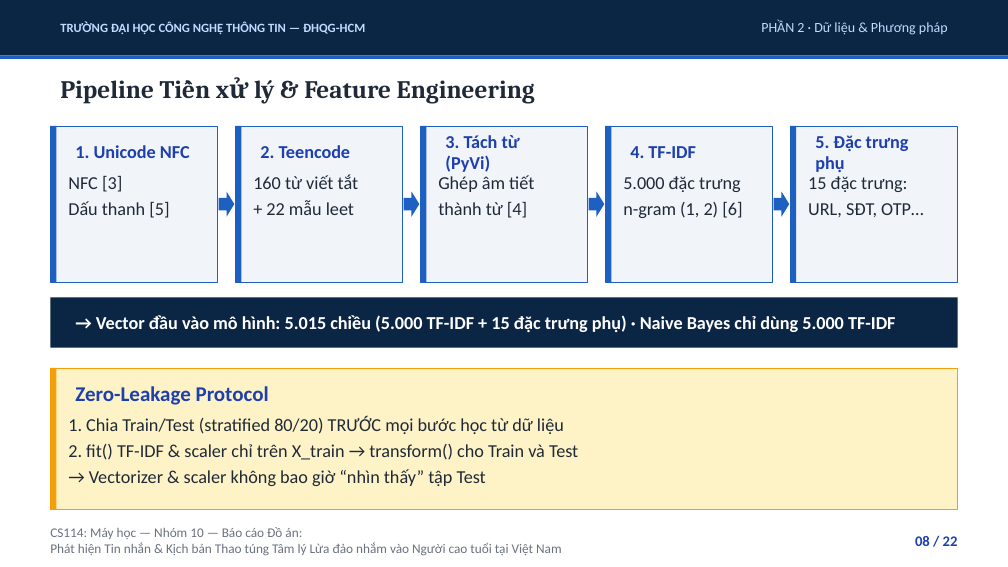
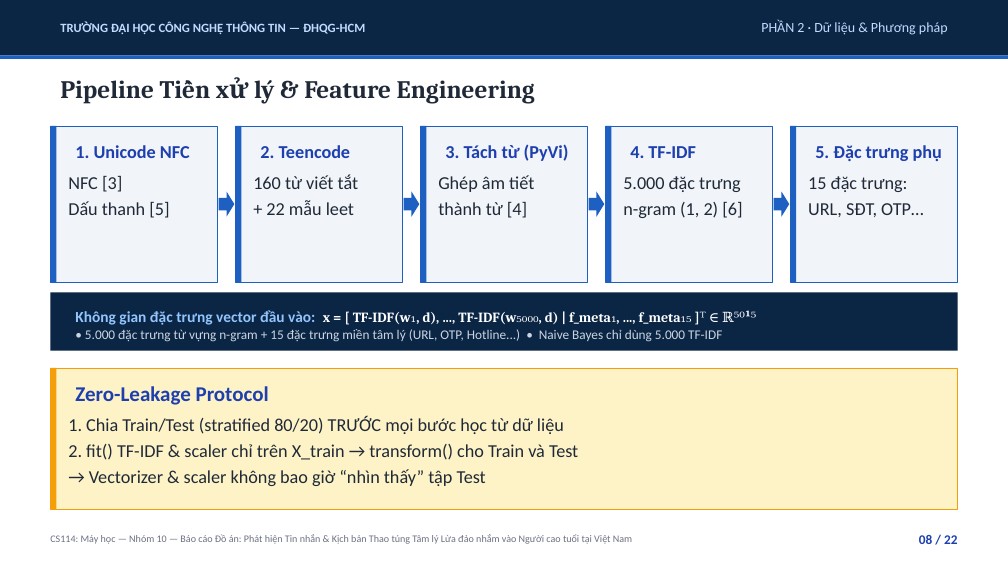
Before and after one commit to uit-25730067-chithanh/CS114-Team10-Elderly-Scam-Detection, a slide deck: slide 8 of draft/scam-detection/reports/slides/phase09_presentation.pptx. Drawn at 1008x567 pixels with LibreOffice and Linux fonts; fonts in the diff are those of the drawing. Boxes give left, top, right and bottom in pixels: in the first picture for what was removed or moved away, otherwise in the second. Text is boxed around its words. In the diff, an @@ line names an element or a change of style, - is before the commit and + after.

```diff
--- a/draft/scam-detection/reports/slides/phase09_presentation.pptx
+++ b/draft/scam-detection/reports/slides/phase09_presentation.pptx
@@ text "3. Tách từ (PyVi)" rewrapped from (x1=445, y1=135, x2=520, y2=172) to (x1=445, y1=144, x2=569, y2=161) @@
@@ text "5. Đặc trưng phụ" rewrapped from (x1=815, y1=135, x2=909, y2=172) to (x1=815, y1=145, x2=942, y2=161) @@
@@ rectangle resized from (x1=50, y1=297, x2=958, y2=348) to (x1=50, y1=292, x2=958, y2=351) @@
@@ text at (x1=75, y1=310, x2=722, y2=342): text changed; size 13 to 9.5 pt; text colour #FFFFFF to #CBD5E1; bold off @@
-→ Vector đầu vào mô hình: 5.015 chiều (5.000 TF-IDF + 15 đặc trưng phụ) · Naive Bayes chỉ dùng 5.000 TF-IDF
+Không gian đặc trưng vector đầu vào: x = [ TF-IDF(w₁, d), ..., TF-IDF(w₅₀₀₀, d) | f_meta₁, ..., f_meta₁₅ ]ᵀ ∈ ℝ⁵⁰¹⁵
+• 5.000 đặc trưng từ vựng n-gram + 15 đặc trưng miền tâm lý (URL, OTP, Hotline...) • Naive Bayes chỉ dùng 5.000 TF-IDF
@@ text at (x1=50, y1=534, x2=632, y2=544): text changed; size 9.5 to 7.2 pt @@
-CS114: Máy học — Nhóm 10 — Báo cáo Đồ án:
-Phát hiện Tin nhắn & Kịch bản Thao túng Tâm lý Lừa đảo nhắm vào Người cao tuổi tại Việt Nam
+CS114: Máy học — Nhóm 10 — Báo cáo Đồ án: Phát hiện Tin nhắn & Kịch bản Thao túng Tâm lý Lừa đảo nhắm vào Người cao tuổi tại Việt Nam
@@ text "08 / 22" at (x1=919, y1=535, x2=957, y2=544): size 10.5 to 9.5 pt @@
```
Also in this commit, not shown: 19 other slides changed, 2 slides added, 2 slides removed, 2 other files.
